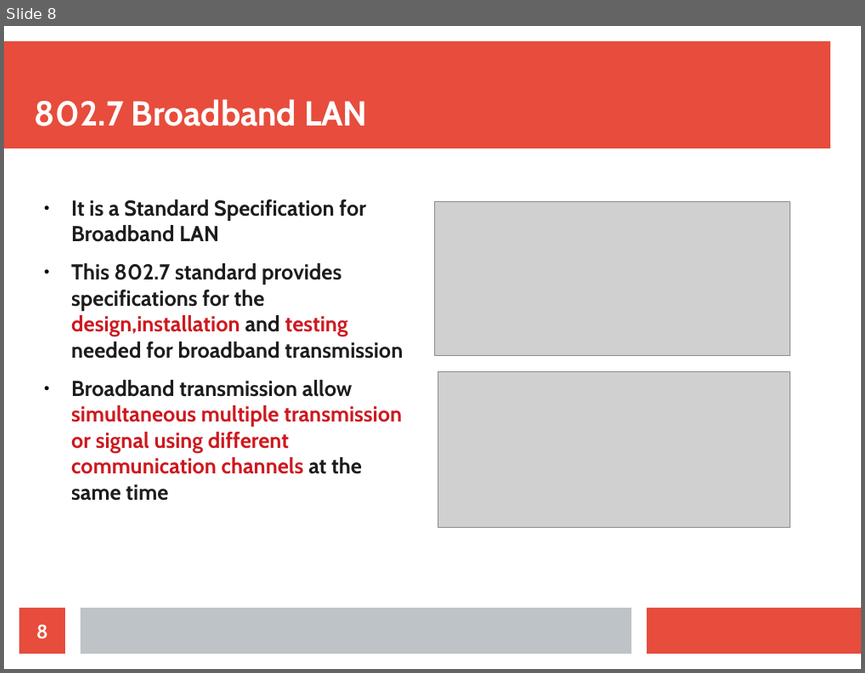
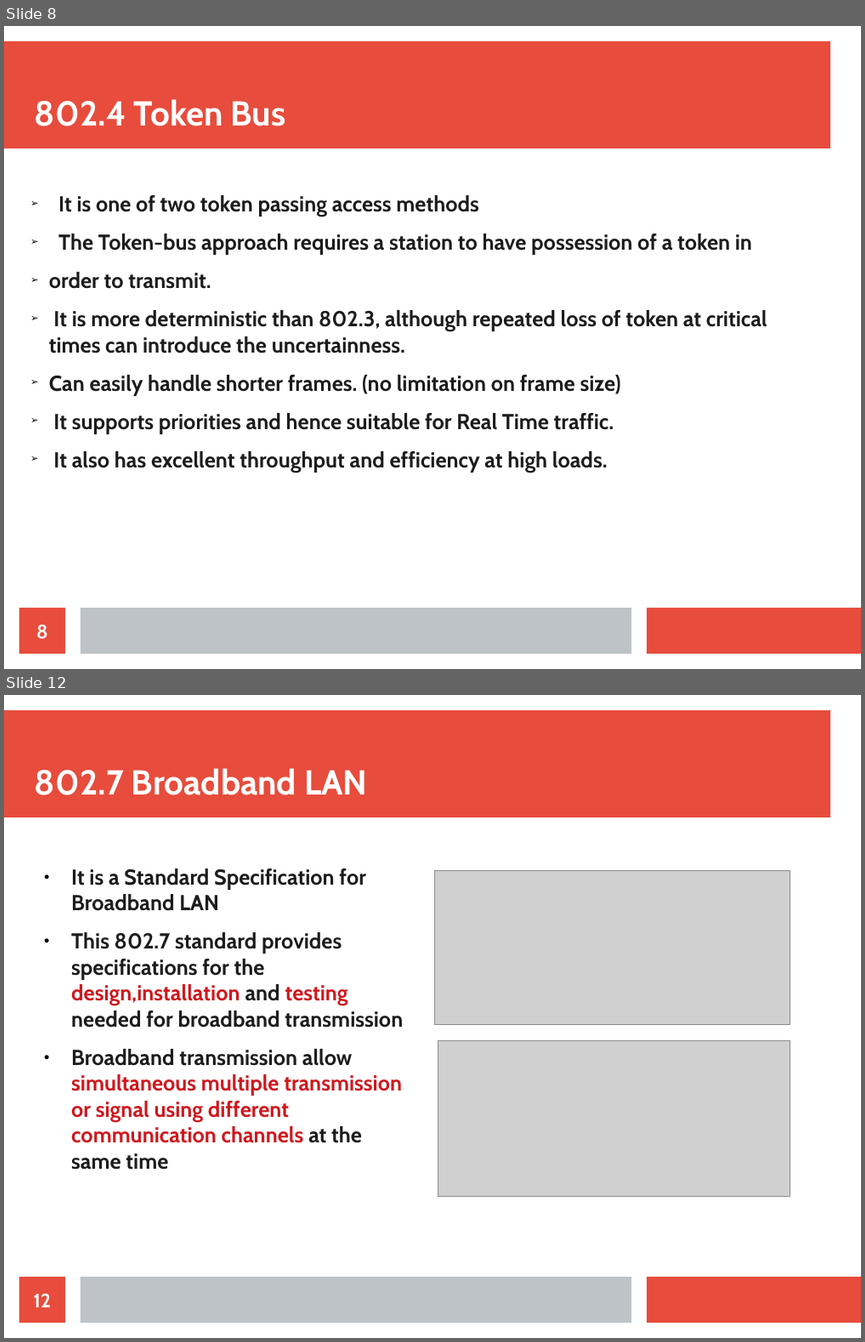
Before and after one commit to kanhaji/CN_Presentation_Section_C, a slide deck: CN PRESENTATION.odp. Shown one above the other, each under a label of ours: slide 8 before the commit, slides 8 and 12 after it; the slides between them are not shown. The pictures are 865x673 and 865x1342 pixels, drawn with LibreOffice and Linux fonts; fonts in the diff are those of the drawing; grey boxes stand for pictures. Boxes give left, top, right and bottom in pixels: in the first picture for what was removed or moved away, otherwise in the second. Text is boxed around its words. In the diff, an @@ line names an element or a change of style, - is before the commit and + after.

Commit message:
Added frame formats of all

```diff
--- a/CN PRESENTATION.odp
+++ b/CN PRESENTATION.odp
@@ slide 8 added at (x1=4, y1=26, x2=861, y2=669), background #FFFFFF; not listed: 3 template elements that a slide beside it also shows @@
@@ title added at (x1=35, y1=99, x2=286, y2=126), 32 pt, text #FFFFFF, bold @@
+802.4 Token Bus
@@ text added at (x1=49, y1=195, x2=767, y2=472), 20 pt, text #1C1C1C, bold @@
+➢ It is one of two token passing access methods
+➢ The Token-bus approach requires a station to have possession of a token in
+➢ order to transmit.
+➢ It is more deterministic than 802.3, although repeated loss of token at critical times can introduce the uncertainness.
+➢ Can easily handle shorter frames. (no limitation on frame size)
+➢ It supports priorities and hence suitable for Real Time traffic.
+➢ It also has excellent throughput and efficiency at high loads.
@@ page number added at (x1=19, y1=607, x2=65, y2=653), fill #E74C3C, 18 pt, text #FFFFFF, bold @@
+8
@@ what was slide 8 is now slide 12 @@
@@ page number at (x1=34, y1=1293, x2=52, y2=1307): text changed @@
-8
+12
```
Also in this commit, not shown: 3 other slides added.
